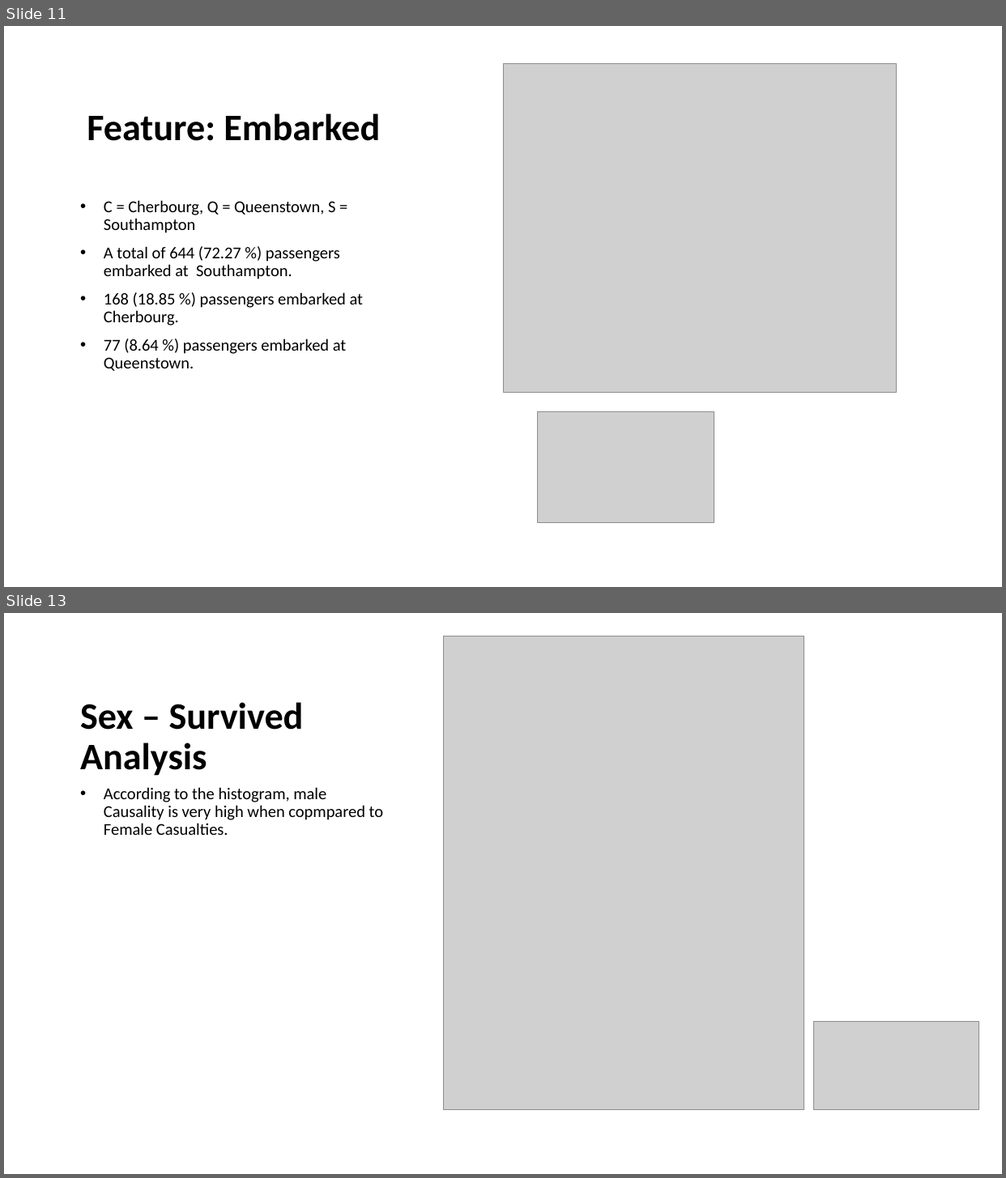
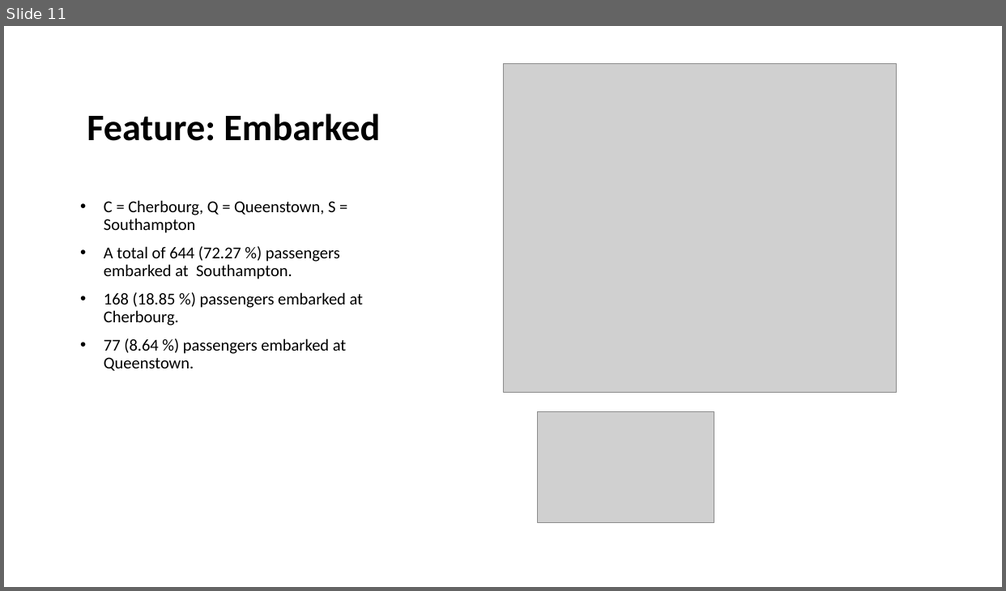
Before and after one commit to Visque/Titanic, a slide deck: ppt.pptm. Shown one above the other, each under a label of ours: slides 11 and 13 before the commit, slide 11 after it; the slides between them are not shown. The pictures are 1006x1178 and 1006x591 pixels, drawn with LibreOffice and Linux fonts; fonts in the diff are those of the drawing; grey boxes stand for pictures. Boxes give left, top, right and bottom in pixels: in the first picture for what was removed or moved away, otherwise in the second. Text is boxed around its words. In the diff, an @@ line names an element or a change of style, - is before the commit and + after.

```diff
--- a/ppt.pptm
+++ b/ppt.pptm
@@ slide 13 removed at (4,613,1002,1174), background #FFFFFF @@
@@ picture removed at (444,636,803,1110) @@
@@ title removed at (80,702,304,776) @@
-Sex – Survived Analysis
@@ text removed at (104,787,383,835) @@
-• According to the histogram, male Causality is very high when copmpared to Female Casualties.
@@ picture removed at (814,1023,979,1111) @@
```
Also in this commit, not shown: 3 slides changed, 12 slides added.
